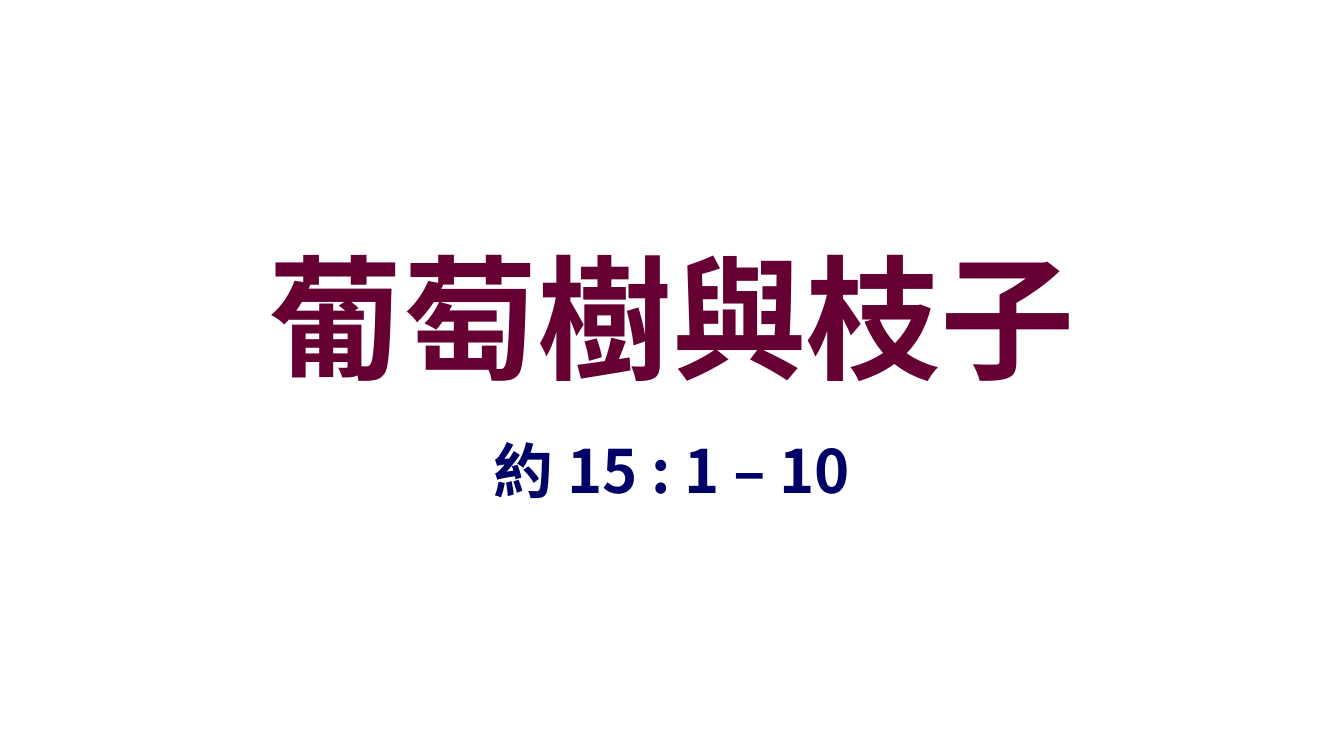
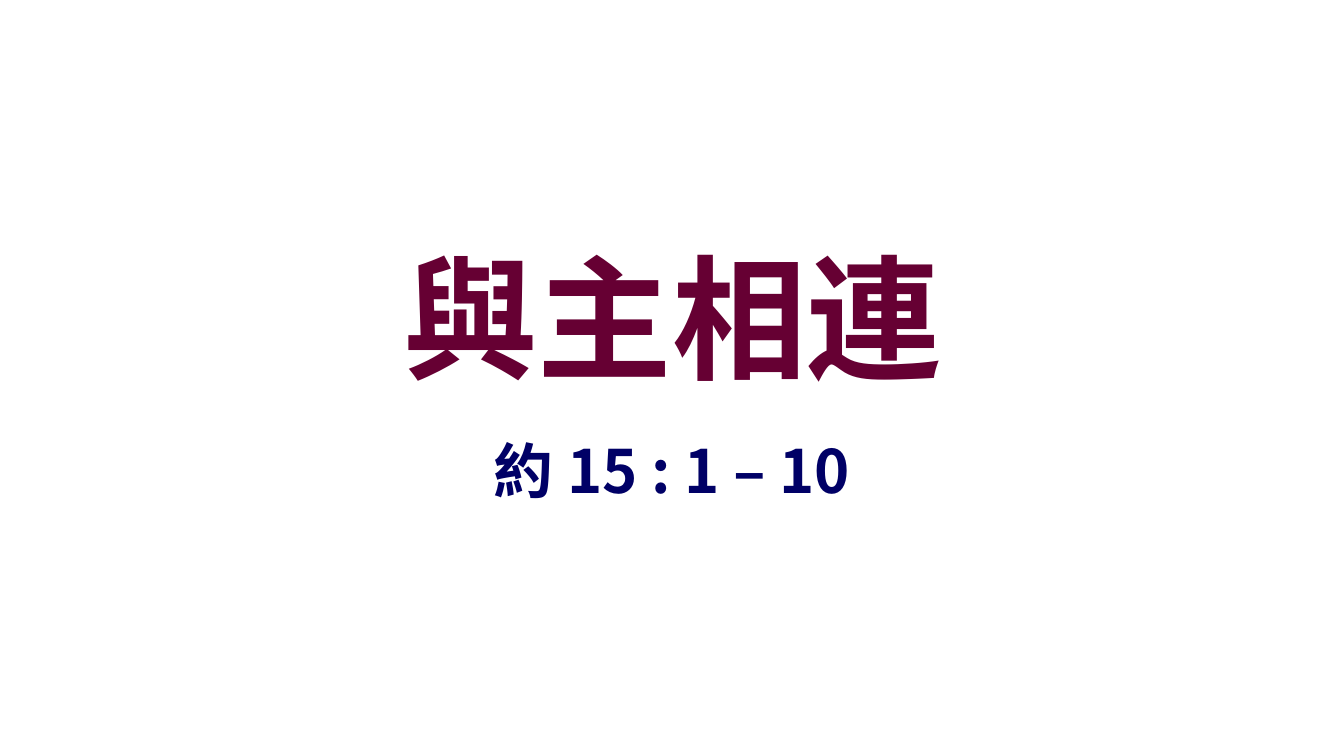
Before and after one commit to batisuoc/worship-resources, a slide deck: slide 1 of 124葡萄樹與枝子.pptx. Drawn at 1344x756 pixels with LibreOffice and Linux fonts; fonts in the diff are those of the drawing; background and template pictures are left out. Boxes give left, top, right and bottom in pixels: in the first picture for what was removed or moved away, otherwise in the second. Text is boxed around its words. In the diff, an @@ line names an element or a change of style, - is before the commit and + after.

```diff
--- a/124葡萄樹與枝子.pptx
+++ b/124葡萄樹與枝子.pptx
@@ title at [403,254,941,382]: text changed @@
-葡萄樹與枝子
+與主相連
```
Also in this commit, not shown: 1 other file.
